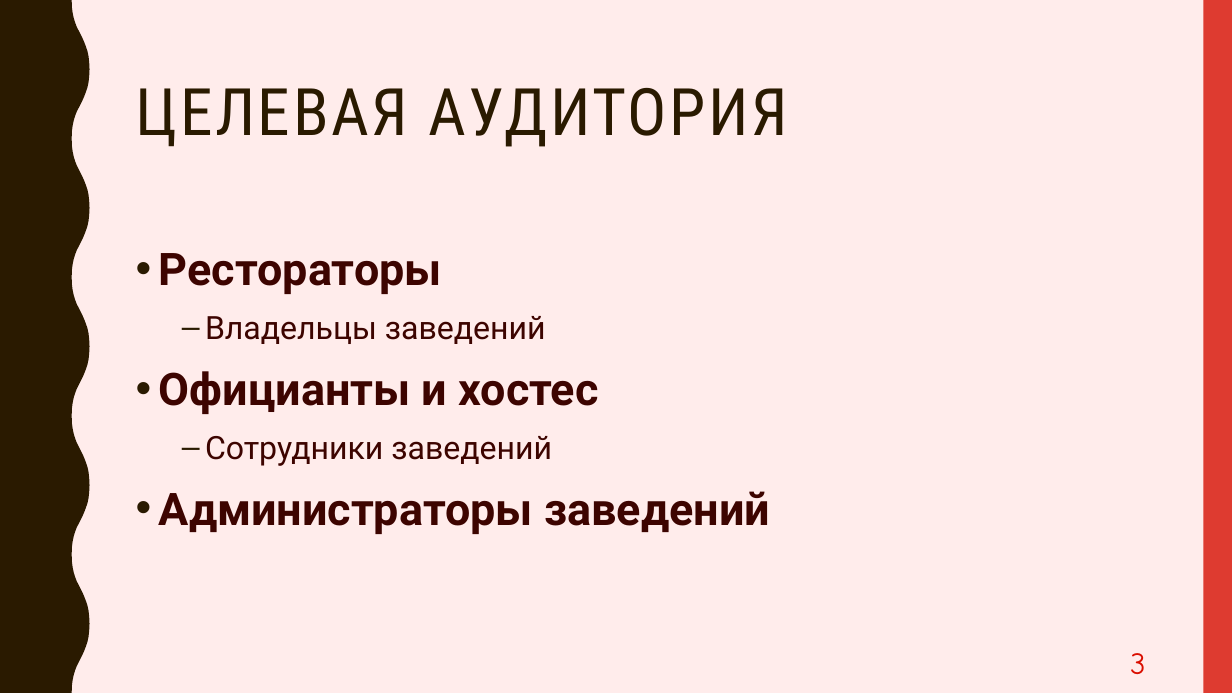
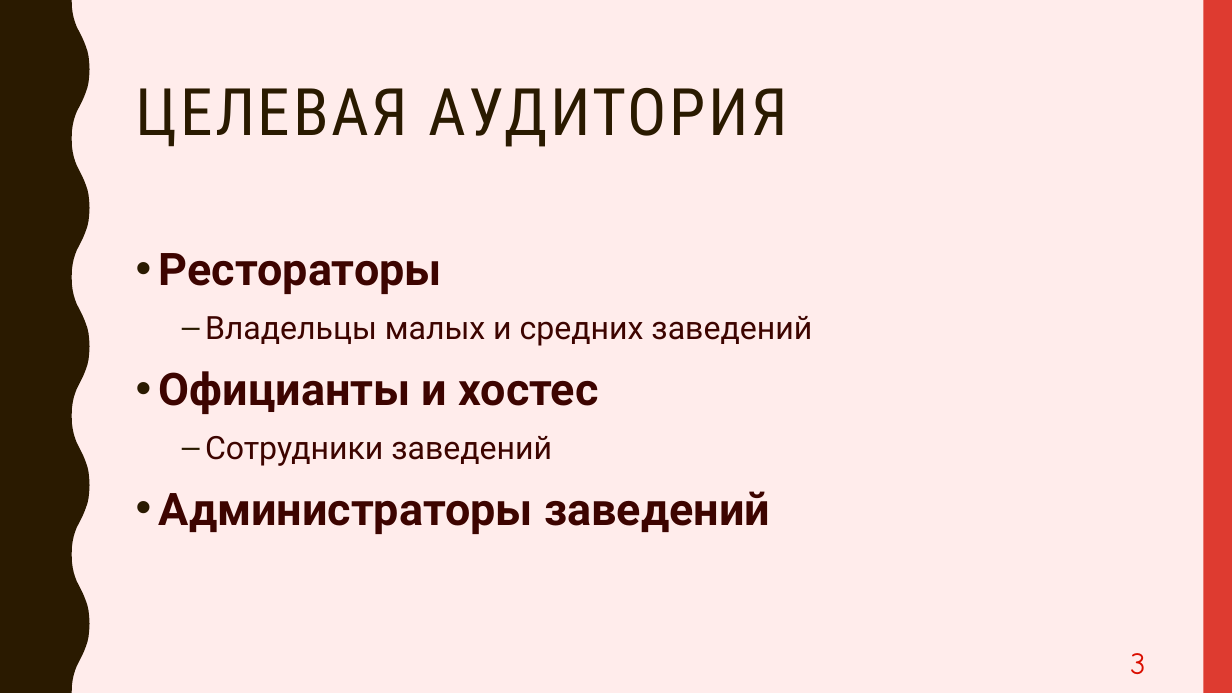
Before and after one commit to PavelPutin/restobook, a slide deck: slide 3 of presentation/Restobook.pptx. Drawn at 1232x693 pixels with LibreOffice and Linux fonts; fonts in the diff are those of the drawing. Boxes give left, top, right and bottom in pixels: in the first picture for what was removed or moved away, otherwise in the second. Text is boxed around its words. In the diff, an @@ line names an element or a change of style, - is before the commit and + after.

```diff
--- a/presentation/Restobook.pptx
+++ b/presentation/Restobook.pptx
@@ text at <box>205,316,812,346</box>: text changed @@
-  – Владельцы заведений
+  – Владельцы малых и средних заведений
```
Also in this commit, not shown: 3 other slides changed, 1 slide added, 1 slide removed, 1 other file.
